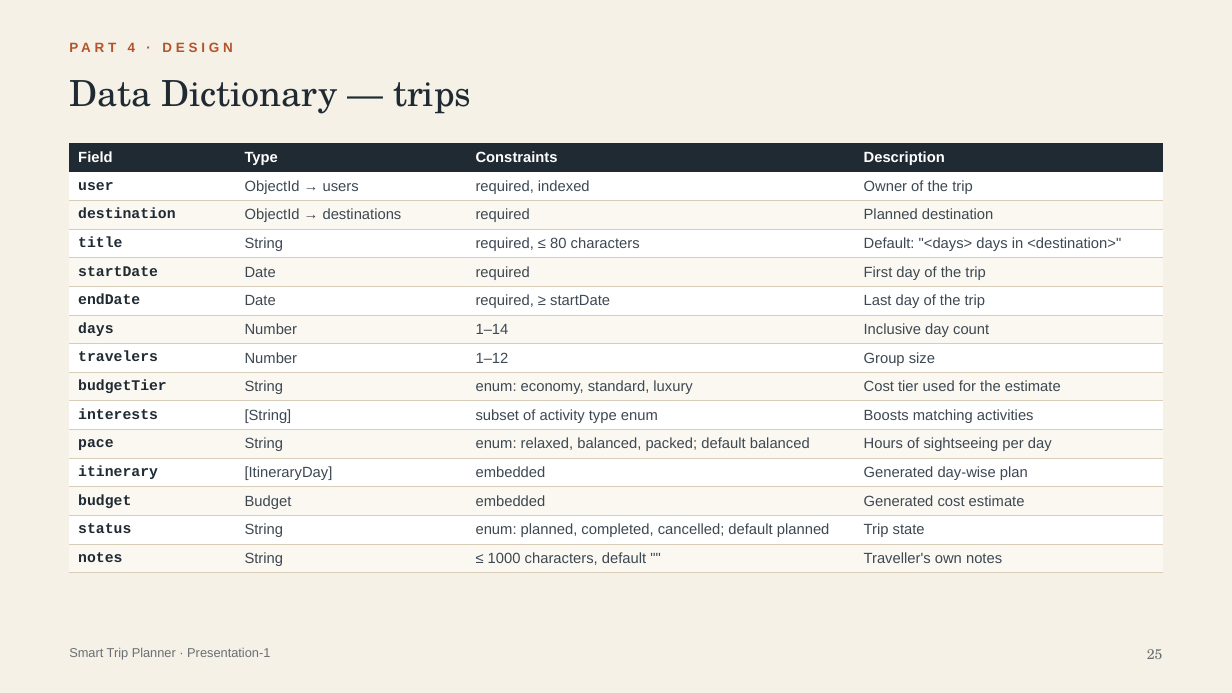
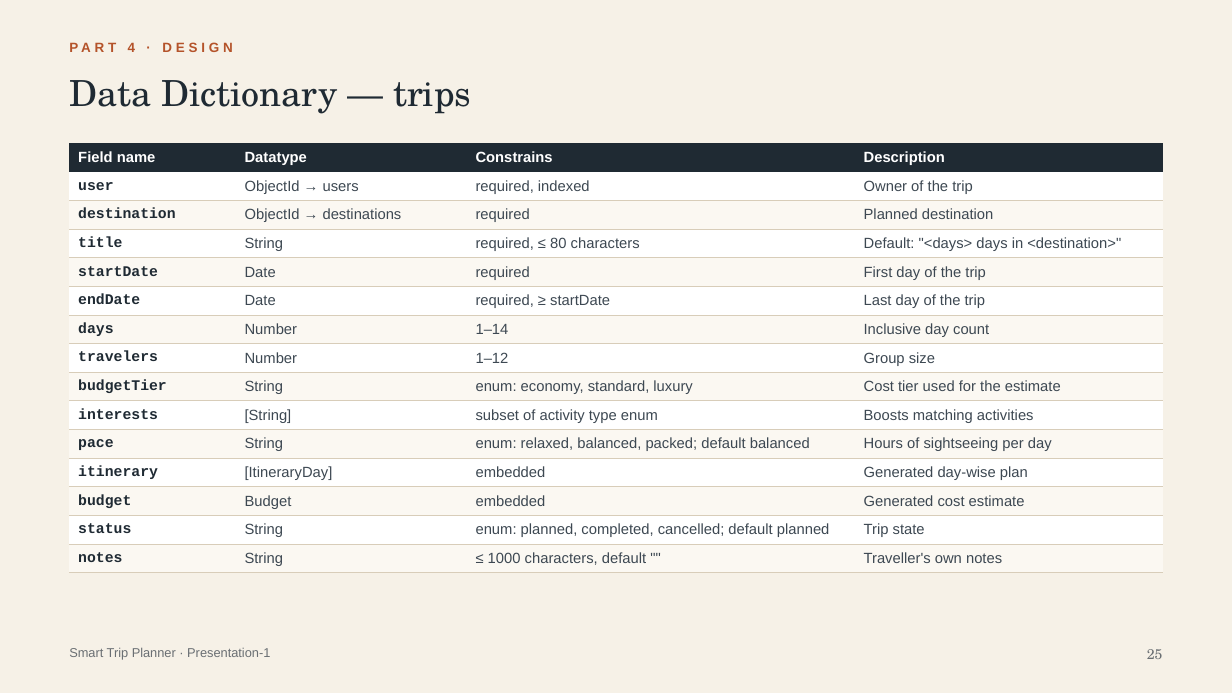
Before and after one commit to krishnakm143/smart-trip-planner, a slide deck: slide 25 of docs/Smart_Trip_Planner_Presentation1.pptx. Drawn at 1232x693 pixels with LibreOffice and Linux fonts; fonts in the diff are those of the drawing. Boxes give left, top, right and bottom in pixels: in the first picture for what was removed or moved away, otherwise in the second. Text is boxed around its words. In the diff, an @@ line names an element or a change of style, - is before the commit and + after.

```diff
--- a/docs/Smart_Trip_Planner_Presentation1.pptx
+++ b/docs/Smart_Trip_Planner_Presentation1.pptx
@@ table at <box>69,143,1163,570</box> @@
-row 1: Field | Type | Constraints | Description
+row 1: Field name | Datatype | Constrains | Description
```
Also in this commit, not shown: 12 other slides changed, 24 other files.
